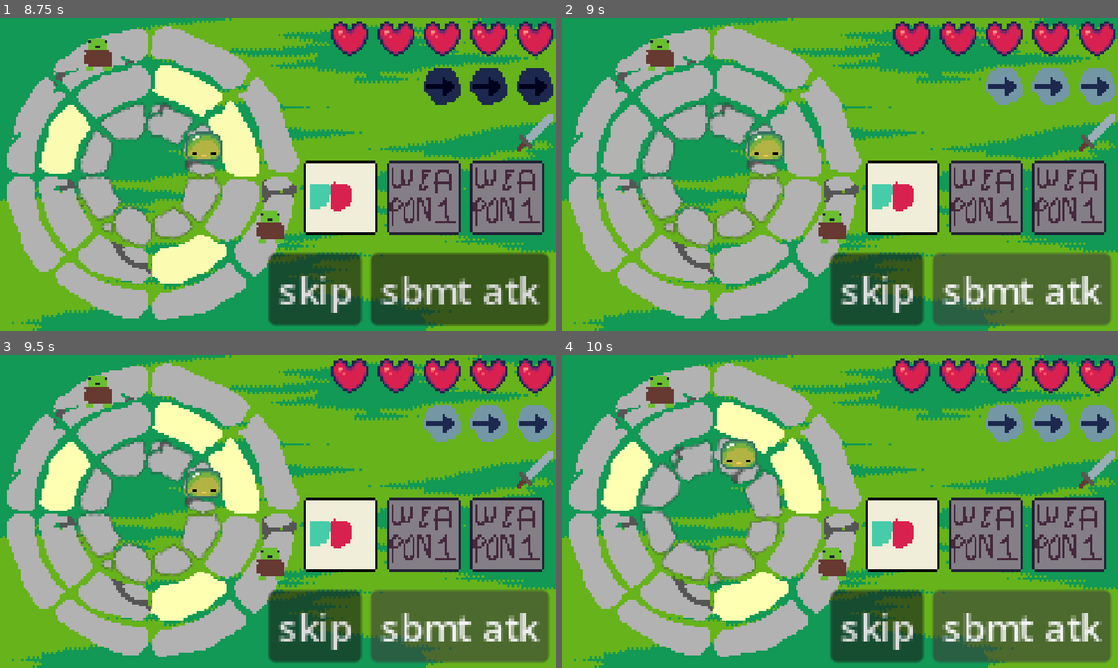
Above: before the commit, frames 1-4 (two rows, left to right).
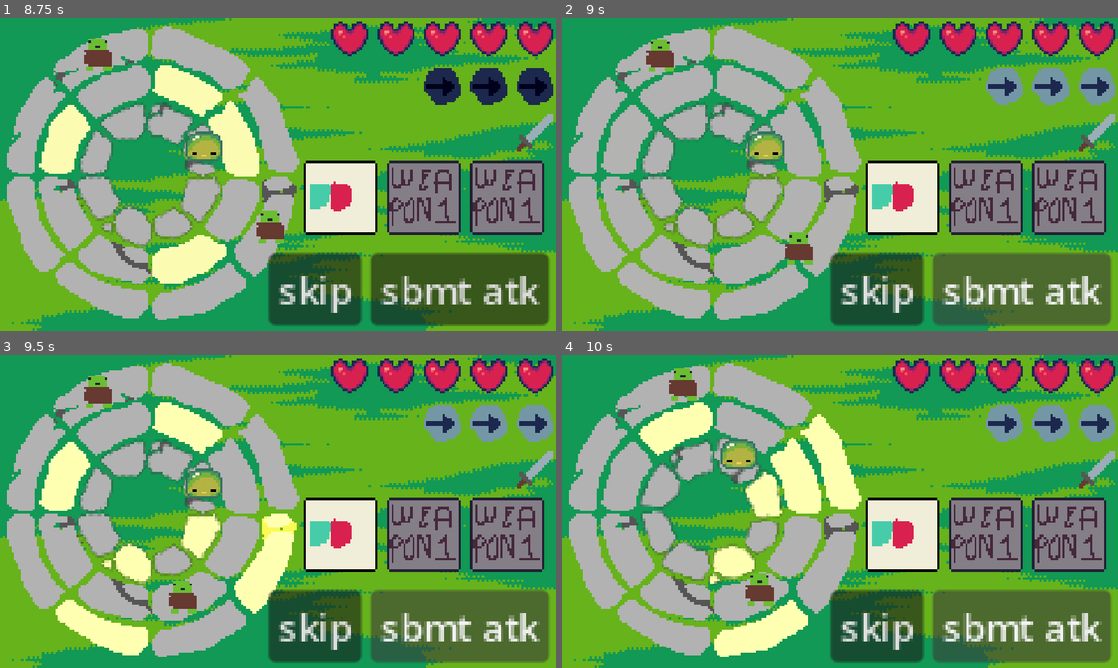
Above: after the commit, the same moments.

Repository: theophylaktos/sanocho-ygda-jam-2026
Game: Godot game, scene res://main_menu/main_menu.tscn
Two runs of this game, one before a commit and one after it. Both use one fixed random seed, a clock stepped at 60 frames per second and the inputs below.
Inputs (mouse positions are in pixels of both pictures, inside the frame that each line leads up to):
- Up to frame 1 (8.75 s): click "PLAY" at 0.5 s; click "skip" at 1.25 s; click "skip" at 2 s; hold D (ring_right) 2.78-3.53 s; tap Space (location) at 2.85, 3.6, 4.55, 5.85, 7.35 s; hold S (move_down) 3.53-4.28 s; hold D (ring_right) 4.28-5 s; tap R (toggle) at 4.35 s; click (339, 199) at 5 s; hold W (move_up) 5.78-6.5 s; click (422, 199) at 6.5 s; hold Q (ring_left) 7.28-8 s; click (505, 199) at 8 s
- Up to frame 2 (9 s): click "sbmt atk" at 8.75 s
- Up to frame 3 (9.5 s): no input
- Up to frame 4 (10 s): hold Q (ring_left) from 9.53 s (still down); tap R (toggle) at 9.6 s; tap Space (location) at 9.8 s

Frame 1 is identical in both runs. In frame 2, 0.9% of the frame differs, in the area x 15-52%, y 6-79%; in frame 3, 7.2%; in frame 4, 11%, in the area x 7-54%, y 4-97%.

Commit message:
nothing.

Diff:
--- a/globals/round_manager/round_manager.gd
+++ b/globals/round_manager/round_manager.gd
@@ -73,4 +73,30 @@
 				if GameState.object_locations[ring][degree] is Player:
 					GameState.object_locations[ring][degree].take_damage(1)
 
+	start_enemy_move_phase()
+func start_enemy_move_phase():
+	for ring in GameState.segments.size():
+		for degree in GameState.segments[0].size():
+			if(GameState.object_locations[ring][degree] is Enemy and not null):
+				var mover : int=randi_range(0,3)
+				match mover:
+					0:
+						if(ring<2 and GameState.object_locations[ring+1][degree]==null):
+							GameState.position_node(GameState.object_locations[ring][degree], ring+1, degree, 0.5)
+							GameState.update_position(ring,degree,ring+1,degree,GameState.object_locations[ring][degree])
+					1:
+						if(ring>0 and GameState.object_locations[ring-1][degree]==null):
+							GameState.position_node(GameState.object_locations[ring][degree], ring-1, degree, 0.5)
+							GameState.update_position(ring,degree,ring-1,degree,GameState.object_locations[ring][degree])
+					2:
+						if(GameState.object_locations[ring][(degree+1)%8]==null):
+							GameState.position_node(GameState.object_locations[ring][degree], ring, (degree+1)%8, 0.5)
+							GameState.update_position(ring,degree,ring,(degree+1)%8,GameState.object_locations[ring][degree])
+					3:
+						if(GameState.object_locations[ring][(degree-1)%8]==null):
+							GameState.position_node(GameState.object_locations[ring][degree], ring, (degree-1)%8, 0.5)
+							GameState.update_position(ring,degree,ring,(degree-1)%8,GameState.object_locations[ring][degree])
+				print(ring)
+				print(degree)
+	GameState.refresh_enemy_highlights()
 	start_move_phase()
